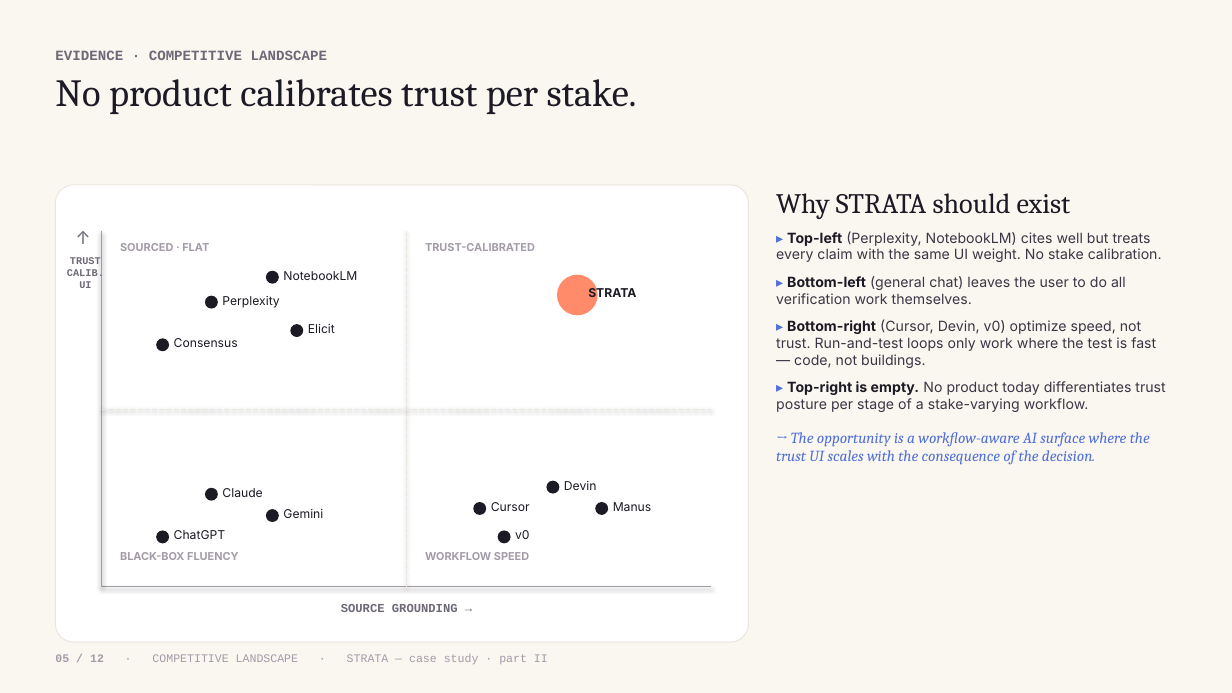
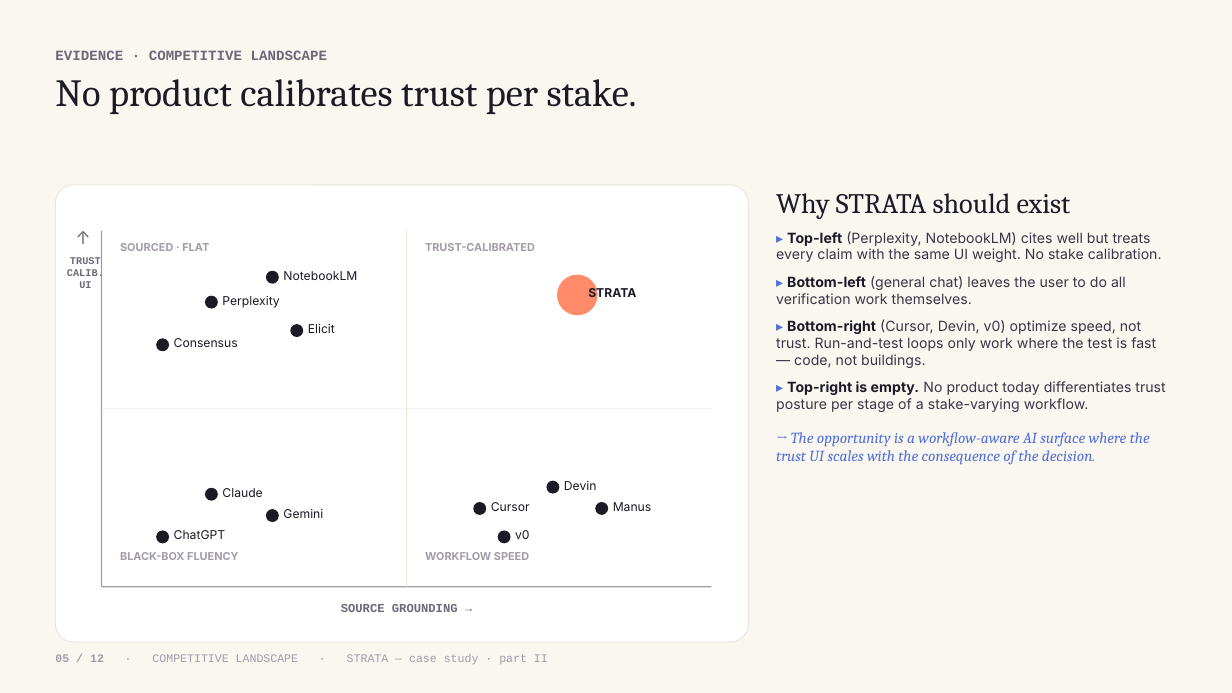
Before and after one commit to Lena-quantum/strata-trust, a slide deck: slide 5 of pitchdeck/STRATA_case_study.pptx. Drawn at 1232x693 pixels with LibreOffice and Linux fonts; fonts in the diff are those of the drawing. Boxes give left, top, right and bottom in pixels: in the first picture for what was removed or moved away, otherwise in the second. Text is boxed around its words. In the diff, an @@ line names an element or a change of style, - is before the commit and + after.

```diff
--- a/pitchdeck/STRATA_case_study.pptx
+++ b/pitchdeck/STRATA_case_study.pptx
@@ rectangle added at <box>101,231,102,587</box>, fill #A39BA8 @@
@@ line removed from (102, 231) to (102, 587) @@
@@ line removed from (407, 231) to (407, 587) @@
@@ rectangle added at <box>407,231,408,587</box>, fill #EAE5DD @@
@@ line removed from (102, 409) to (712, 409) @@
@@ rectangle added at <box>102,409,712,409</box>, fill #EAE5DD @@
@@ line removed from (102, 587) to (712, 587) @@
@@ rectangle added at <box>102,586,712,587</box>, fill #A39BA8 @@
```
Also in this commit, not shown: 1 other slide changed.
